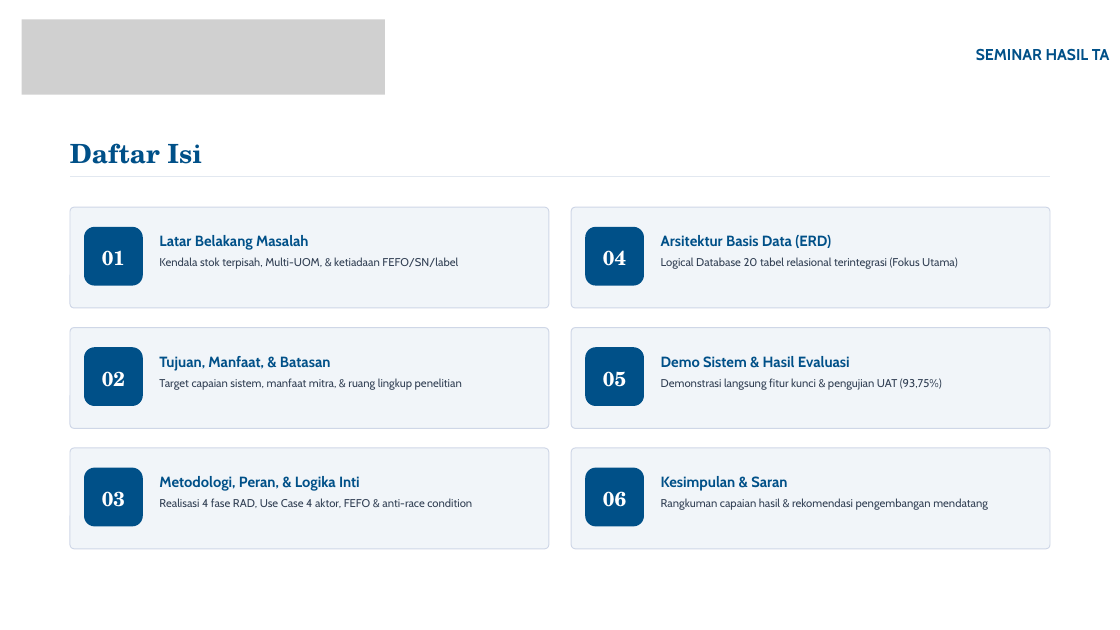
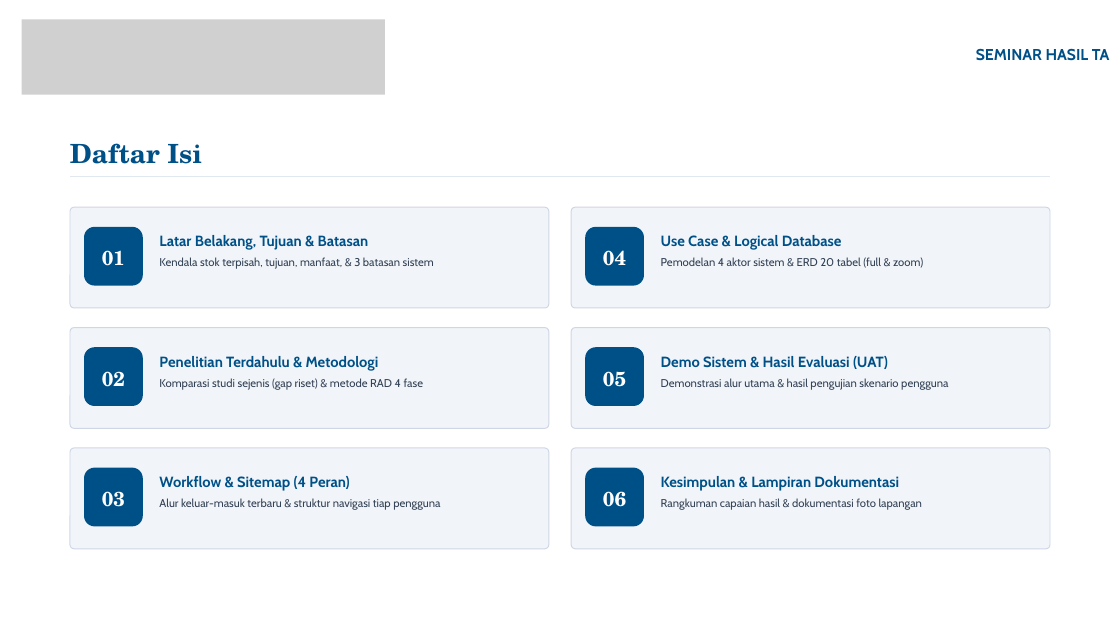
Before and after one commit to Marcell151/Sistem-Informasi-Inventori-Omnichannel-Zencare-Medical, a slide deck: slide 2 of lain/PPT/Seminar Hasil TA Final.pptx. Drawn at 1120x630 pixels with LibreOffice and Linux fonts; fonts in the diff are those of the drawing; grey boxes stand for pictures; background and template pictures are left out. Boxes give left, top, right and bottom in pixels: in the first picture for what was removed or moved away, otherwise in the second. Text is boxed around its words. In the diff, an @@ line names an element or a change of style, - is before the commit and + after.

```diff
--- a/lain/PPT/Seminar Hasil TA Final.pptx
+++ b/lain/PPT/Seminar Hasil TA Final.pptx
@@ text at (x1=159, y1=235, x2=434, y2=269): text changed @@
-Latar Belakang Masalah
-Kendala stok terpisah, Multi-UOM, & ketiadaan FEFO/SN/label
+Latar Belakang, Tujuan & Batasan
+Kendala stok terpisah, tujuan, manfaat, & 3 batasan sistem
@@ text at (x1=661, y1=235, x2=923, y2=268): text changed @@
-Arsitektur Basis Data (ERD)
-Logical Database 20 tabel relasional terintegrasi (Fokus Utama)
+Use Case & Logical Database
+Pemodelan 4 aktor sistem & ERD 20 tabel (full & zoom)
@@ text at (x1=159, y1=356, x2=424, y2=390): text changed @@
-Tujuan, Manfaat, & Batasan
-Target capaian sistem, manfaat mitra, & ruang lingkup penelitian
+Penelitian Terdahulu & Metodologi
+Komparasi studi sejenis (gap riset) & metode RAD 4 fase
@@ text at (x1=661, y1=356, x2=948, y2=390): text changed @@
-Demo Sistem & Hasil Evaluasi
-Demonstrasi langsung fitur kunci & pengujian UAT (93,75%)
+Demo Sistem & Hasil Evaluasi (UAT)
+Demonstrasi alur utama & hasil pengujian skenario pengguna
@@ text at (x1=159, y1=476, x2=440, y2=510): text changed @@
-Metodologi, Peran, & Logika Inti
-Realisasi 4 fase RAD, Use Case 4 aktor, FEFO & anti-race condition
+Workflow & Sitemap (4 Peran)
+Alur keluar-masuk terbaru & struktur navigasi tiap pengguna
@@ text at (x1=661, y1=476, x2=922, y2=510): text changed @@
-Kesimpulan & Saran
-Rangkuman capaian hasil & rekomendasi pengembangan mendatang
+Kesimpulan & Lampiran Dokumentasi
+Rangkuman capaian hasil & dokumentasi foto lapangan
```
Also in this commit, not shown: 7 other slides changed, 11 slides added, 11 slides removed, 24 other files.
